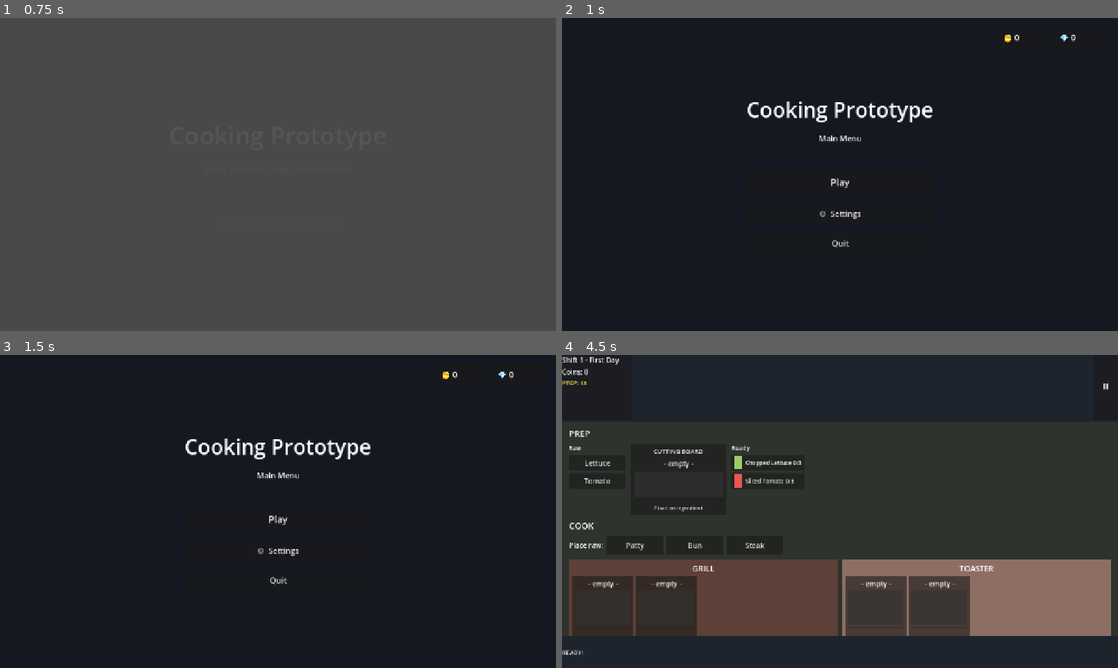
Above: before the commit, frames 1-4 (two rows, left to right).
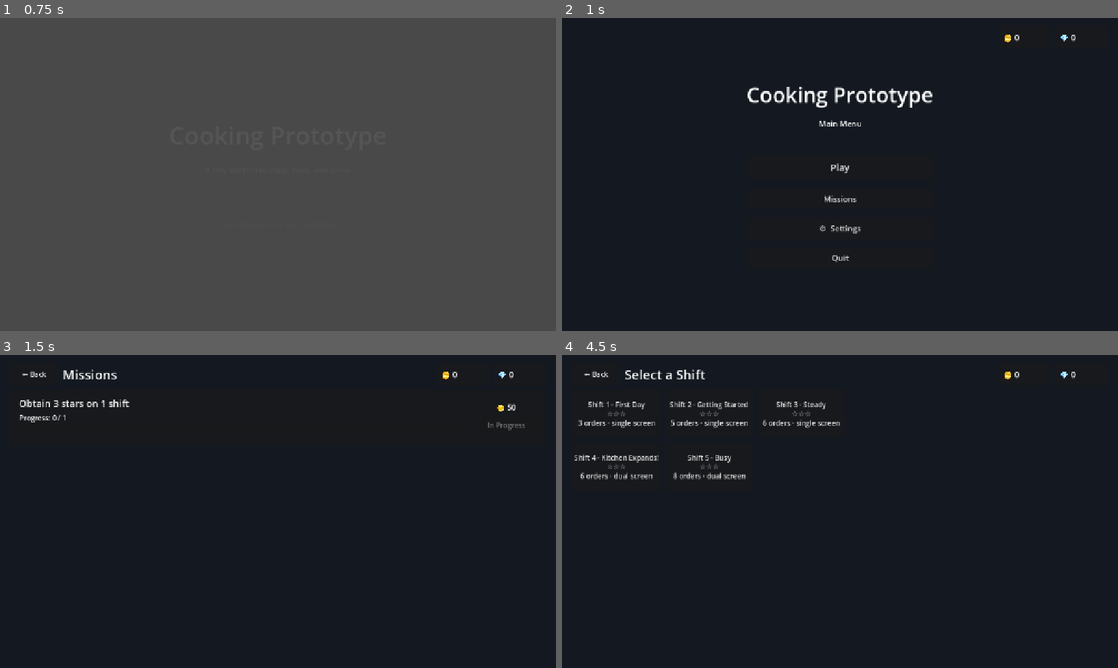
Above: after the commit, the same moments.

Repository: UnrealPenguin/cooking-prototype
Game: Godot game, scene res://scenes/Welcome.tscn
Two runs of this game, one before a commit and one after it. Both use one fixed random seed, a clock stepped at 60 frames per second and the inputs below.
Inputs (mouse positions are in pixels of both pictures, inside the frame that each line leads up to):
- Up to frame 1 (0.75 s): tap Enter at 0.5 s; move the mouse to (250, 237) at 0.52 s; click (250, 237) at 0.67 s
- Up to frame 2 (1 s): no input
- Up to frame 3 (1.5 s): click (278, 536) at 1.25 s, where only the run after the commit has a clickable "Missions"
- Up to frame 4 (4.5 s): click (840, 517) at 2 s, where only the run before the commit has a clickable "Play"; click (617, 414) at 2.75 s, where only the run before the commit has a clickable "Shift 1 - First Day ☆☆☆ 3 ord…"; click (595, 373) at 3.5 s, where only the run after the commit has a clickable "← Back"; click (840, 505) at 4.25 s, where only the run after the commit has a clickable "Play"

Frame 1 is identical in both runs. In frame 2, 2.2% of the frame differs, in the area x 33-67%, y 22-78%; in frame 3, 1.7%; in frame 4, 62%, in the area x 0-100%, y 0-96%.

Commit message:
add missions panel

Diff:
--- /dev/null
+++ b/data/missions.json
@@ -0,0 +1,29 @@
+[
+  {
+    "id": "three_stars_1",
+    "description": "Obtain 3 stars on 1 shift",
+    "type": "stars_on_stages",
+    "stars": 3,
+    "count": 1,
+    "reward_coins": 50,
+    "reward_gems": 0
+  },
+  {
+    "id": "three_stars_3",
+    "description": "Obtain 3 stars on 3 shifts",
+    "type": "stars_on_stages",
+    "stars": 3,
+    "count": 3,
+    "reward_coins": 100,
+    "reward_gems": 1
+  },
+  {
+    "id": "three_stars_5",
+    "description": "Obtain 3 stars on 5 shifts",
+    "type": "stars_on_stages",
+    "stars": 3,
+    "count": 5,
+    "reward_coins": 200,
+    "reward_gems": 2
+  }
+]
--- a/project.godot
+++ b/project.godot
@@ -19,6 +19,7 @@
 
 DataLoader="*res://scripts/DataLoader.gd"
 GameManager="*res://scripts/GameManager.gd"
+MissionManager="*res://scripts/MissionManager.gd"
 SaveManager="*res://scripts/SaveManager.gd"
 
 [display]
--- a/scenes/Home.tscn
+++ b/scenes/Home.tscn
@@ -105,6 +105,13 @@
 layout_mode = 2
 text = "Play"
 theme_override_font_sizes/font_size = 22
+
+[node name="MissionsBtn" type="Button" parent="Center/VB"]
+unique_name_in_owner = true
+custom_minimum_size = Vector2(280, 48)
+layout_mode = 2
+text = "Missions"
+theme_override_font_sizes/font_size = 18
 
 [node name="SettingsBtn" type="Button" parent="Center/VB"]
 unique_name_in_owner = true
--- /dev/null
+++ b/scenes/Missions.tscn
@@ -0,0 +1,98 @@
+[gd_scene load_steps=2 format=3]
+
+[ext_resource type="Script" path="res://scripts/Missions.gd" id="1"]
+
+[node name="Missions" type="Control"]
+layout_mode = 3
+anchors_preset = 15
+anchor_right = 1.0
+anchor_bottom = 1.0
+grow_horizontal = 2
+grow_vertical = 2
+script = ExtResource("1")
+
+[node name="BG" type="ColorRect" parent="."]
+layout_mode = 1
+anchors_preset = 15
+anchor_right = 1.0
+anchor_bottom = 1.0
+grow_horizontal = 2
+grow_vertical = 2
+color = Color(0.08, 0.1, 0.13, 1)
+
+[node name="TopBar" type="HBoxContainer" parent="."]
+layout_mode = 1
+anchors_preset = 10
+anchor_right = 1.0
+offset_left = 24.0
+offset_top = 18.0
+offset_right = -24.0
+offset_bottom = 70.0
+grow_horizontal = 2
+theme_override_constants/separation = 10
+
+[node name="BackBtn" type="Button" parent="TopBar"]
+unique_name_in_owner = true
+custom_minimum_size = Vector2(110, 48)
+layout_mode = 2
+text = "← Back"
+
+[node name="Title" type="Label" parent="TopBar"]
+layout_mode = 2
+size_flags_horizontal = 3
+text = "Missions"
+theme_override_font_sizes/font_size = 30
+
+[node name="CoinsPanel" type="PanelContainer" parent="TopBar"]
+custom_minimum_size = Vector2(120, 48)
+layout_mode = 2
+
+[node name="Margin" type="MarginContainer" parent="TopBar/CoinsPanel"]
+layout_mode = 2
+theme_override_constants/margin_left = 10
+theme_override_constants/margin_top = 4
+theme_override_constants/margin_right = 10
+theme_override_constants/margin_bottom = 4
+
+[node name="CoinsLabel" type="Label" parent="TopBar/CoinsPanel/Margin"]
+unique_name_in_owner = true
+layout_mode = 2
+theme_override_font_sizes/font_size = 20
+text = "🪙 0"
+vertical_alignment = 1
+
+[node name="GemsPanel" type="PanelContainer" parent="TopBar"]
+custom_minimum_size = Vector2(120, 48)
+layout_mode = 2
+
+[node name="Margin" type="MarginContainer" parent="TopBar/GemsPanel"]
+layout_mode = 2
+theme_override_constants/margin_left = 10
+theme_override_constants/margin_top = 4
+theme_override_constants/margin_right = 10
+theme_override_constants/margin_bottom = 4
+
+[node name="GemsLabel" type="Label" parent="TopBar/GemsPanel/Margin"]
+unique_name_in_owner = true
+layout_mode = 2
+theme_override_font_sizes/font_size = 20
+text = "💎 0"
+vertical_alignment = 1
+
+[node name="Scroll" type="ScrollContainer" parent="."]
+layout_mode = 1
+anchors_preset = 15
+anchor_right = 1.0
+anchor_bottom = 1.0
+offset_left = 24.0
+offset_top = 80.0
+offset_right = -24.0
+offset_bottom = -24.0
+grow_horizontal = 2
+grow_vertical = 2
+
+[node name="MissionList" type="VBoxContainer" parent="Scroll"]
+unique_name_in_owner = true
+layout_mode = 2
+size_flags_horizontal = 3
+theme_override_constants/separation = 12
--- a/scripts/Home.gd
+++ b/scripts/Home.gd
@@ -1,6 +1,7 @@
 extends Control
 
 @onready var _play_btn: Button = %PlayBtn
+@onready var _missions_btn: Button = %MissionsBtn
 @onready var _settings_btn: Button = %SettingsBtn
 @onready var _quit_btn: Button = %QuitBtn
 @onready var _settings_panel: Control = %SettingsPanel
@@ -15,6 +16,7 @@
 
 func _ready() -> void:
 	_play_btn.pressed.connect(_on_play)
+	_missions_btn.pressed.connect(func(): get_tree().change_scene_to_file("res://scenes/Missions.tscn"))
 	_settings_btn.pressed.connect(func(): _settings_panel.visible = true)
 	_quit_btn.pressed.connect(func(): get_tree().quit())
 	_close_settings_btn.pressed.connect(func(): _settings_panel.visible = false)
--- /dev/null
+++ b/scripts/MissionManager.gd
@@ -0,0 +1,71 @@
+extends Node
+
+signal mission_progress_changed
+signal mission_claimed(mission_id: String)
+signal all_missions_completed
+
+var missions: Array = []
+var current_index: int = 0
+
+func _ready() -> void:
+	missions = DataLoader._load_json("res://data/missions.json")
+	if typeof(missions) != TYPE_ARRAY:
+		missions = []
+	GameManager.level_stars_updated.connect(func(_id, _s): emit_signal("mission_progress_changed"))
+
+func has_active_mission() -> bool:
+	return current_index < missions.size()
+
+func get_current_mission() -> Dictionary:
+	if not has_active_mission():
+		return {}
+	return missions[current_index]
+
+func get_progress() -> Dictionary:
+	if not has_active_mission():
+		return {"current": 0, "target": 0, "claimable": false, "done": true}
+	var m: Dictionary = get_current_mission()
+	var current := _evaluate_progress(m)
+	var target := int(m.get("count", 1))
+	return {
+		"current": min(current, target),
+		"target": target,
+		"claimable": current >= target,
+		"done": false,
+	}
+
+func claim_current() -> bool:
+	var progress := get_progress()
+	if not bool(progress.get("claimable", false)):
+		return false
+	var m: Dictionary = get_current_mission()
+	var coins := int(m.get("reward_coins", 0))
+	var gems := int(m.get("reward_gems", 0))
+	if coins > 0:
+		GameManager.add_coins(coins)
+	if gems > 0:
+		GameManager.add_gems(gems)
+	var claimed_id: String = str(m.get("id", ""))
+	current_index += 1
+	emit_signal("mission_claimed", claimed_id)
+	emit_signal("mission_progress_changed")
+	if not has_active_mission():
+		emit_signal("all_missions_completed")
+	return true
+
+func reset() -> void:
+	current_index = 0
+	emit_signal("mission_progress_changed")
+
+func _evaluate_progress(m: Dictionary) -> int:
+	var type: String = str(m.get("type", ""))
+	match type:
+		"stars_on_stages":
+			var required := int(m.get("stars", 1))
+			var count := 0
+			for key in GameManager.level_best_stars.keys():
+				if int(GameManager.level_best_stars[key]) >= required:
+					count += 1
+			return count
+		_:
+			return 0
--- /dev/null
+++ b/scripts/Missions.gd
@@ -0,0 +1,120 @@
+extends Control
+
+@onready var _mission_list: VBoxContainer = %MissionList
+@onready var _back_btn: Button = %BackBtn
+@onready var _coins_label: Label = %CoinsLabel
+@onready var _gems_label: Label = %GemsLabel
+
+func _ready() -> void:
+	_back_btn.pressed.connect(_on_back)
+	GameManager.coins_changed.connect(func(v): _coins_label.text = "🪙 %d" % v)
+	GameManager.gems_changed.connect(func(v): _gems_label.text = "💎 %d" % v)
+	MissionManager.mission_progress_changed.connect(_rebuild)
+	_coins_label.text = "🪙 %d" % GameManager.coins
+	_gems_label.text = "💎 %d" % GameManager.gems
+	call_deferred("_rebuild")
+
+func _rebuild() -> void:
+	for child in _mission_list.get_children():
+		child.queue_free()
+	if not MissionManager.has_active_mission():
+		_mission_list.add_child(_make_done_card())
+		return
+	_mission_list.add_child(_make_mission_card())
+
+func _make_mission_card() -> Control:
+	var m: Dictionary = MissionManager.get_current_mission()
+	var progress: Dictionary = MissionManager.get_progress()
+	var current: int = int(progress.get("current", 0))
+	var target: int = int(progress.get("target", 1))
+	var claimable: bool = bool(progress.get("claimable", false))
+
+	var panel := PanelContainer.new()
+	panel.custom_minimum_size = Vector2(0, 130)
+	var margin := MarginContainer.new()
+	margin.add_theme_constant_override("margin_left", 20)
+	margin.add_theme_constant_override("margin_top", 16)
+	margin.add_theme_constant_override("margin_right", 20)
+	margin.add_theme_constant_override("margin_bottom", 16)
+	panel.add_child(margin)
+
+	var row := HBoxContainer.new()
+	row.add_theme_constant_override("separation", 16)
+	margin.add_child(row)
+
+	var info := VBoxContainer.new()
+	info.size_flags_horizontal = Control.SIZE_EXPAND_FILL
+	info.add_theme_constant_override("separation", 6)
+	row.add_child(info)
+
+	var title := Label.new()
+	title.text = str(m.get("description", ""))
+	title.add_theme_font_size_override("font_size", 22)
+	info.add_child(title)
+
+	var progress_label := Label.new()
+	progress_label.text = "Progress: %d / %d" % [current, target]
+	progress_label.add_theme_font_size_override("font_size", 16)
+	info.add_child(progress_label)
+
+	var bar := ProgressBar.new()
+	bar.min_value = 0
+	bar.max_value = target
+	bar.value = current
+	bar.custom_minimum_size = Vector2(0, 14)
+	bar.show_percentage = false
+	info.add_child(bar)
+
+	var reward_col := VBoxContainer.new()
+	reward_col.add_theme_constant_override("separation", 6)
+	reward_col.alignment = BoxContainer.ALIGNMENT_CENTER
+	row.add_child(reward_col)
+
+	var reward_label := Label.new()
+	reward_label.text = _reward_text(m)
+	reward_label.add_theme_font_size_override("font_size", 18)
+	reward_label.horizontal_alignment = HORIZONTAL_ALIGNMENT_CENTER
+	reward_col.add_child(reward_label)
+
+	var claim_btn := Button.new()
+	claim_btn.text = "Claim" if claimable else "In Progress"
+	claim_btn.disabled = not claimable
+	claim_btn.custom_minimum_size = Vector2(140, 44)
+	claim_btn.pressed.connect(_on_claim)
+	reward_col.add_child(claim_btn)
+
+	return panel
+
+func _make_done_card() -> Control:
+	var panel := PanelContainer.new()
+	panel.custom_minimum_size = Vector2(0, 100)
+	var margin := MarginContainer.new()
+	margin.add_theme_constant_override("margin_left", 20)
+	margin.add_theme_constant_override("margin_top", 16)
+	margin.add_theme_constant_override("margin_right", 20)
+	margin.add_theme_constant_override("margin_bottom", 16)
+	panel.add_child(margin)
+	var label := Label.new()
+	label.text = "All missions complete! More on the way."
+	label.horizontal_alignment = HORIZONTAL_ALIGNMENT_CENTER
+	label.add_theme_font_size_override("font_size", 20)
+	margin.add_child(label)
+	return panel
+
+func _reward_text(m: Dictionary) -> String:
+	var parts: Array[String] = []
+	var coins := int(m.get("reward_coins", 0))
+	var gems := int(m.get("reward_gems", 0))
+	if coins > 0:
+		parts.append("🪙 %d" % coins)
+	if gems > 0:
+		parts.append("💎 %d" % gems)
+	if parts.is_empty():
+		return "—"
+	return "  ".join(parts)
+
+func _on_claim() -> void:
+	MissionManager.claim_current()
+
+func _on_back() -> void:
+	get_tree().change_scene_to_file("res://scenes/Home.tscn")
--- a/scripts/SaveManager.gd
+++ b/scripts/SaveManager.gd
@@ -7,6 +7,7 @@
 	GameManager.coins_changed.connect(func(_v): save_game())
 	GameManager.gems_changed.connect(func(_v): save_game())
 	GameManager.level_stars_updated.connect(func(_id, _s): save_game())
+	MissionManager.mission_claimed.connect(func(_id): save_game())
 
 func load_game() -> void:
 	if not FileAccess.file_exists(SAVE_PATH):
@@ -27,12 +28,15 @@
 	var stars_raw: Variant = data.get("level_best_stars", {})
 	if typeof(stars_raw) == TYPE_DICTIONARY:
 		GameManager.level_best_stars = stars_raw
+	MissionManager.current_index = int(data.get("mission_index", 0))
+	MissionManager.emit_signal("mission_progress_changed")
 
 func save_game() -> void:
 	var data := {
 		"coins": GameManager.coins,
 		"gems": GameManager.gems,
 		"level_best_stars": GameManager.level_best_stars,
+		"mission_index": MissionManager.current_index,
 	}
 	var file := FileAccess.open(SAVE_PATH, FileAccess.WRITE)
 	if file == null:
@@ -47,4 +51,5 @@
 	GameManager.level_best_stars = {}
 	GameManager.emit_signal("coins_changed", 0)
 	GameManager.emit_signal("gems_changed", 0)
+	MissionManager.reset()
 	save_game()
Not shown, added: scripts/MissionManager.gd.uid
Not shown, added: scripts/Missions.gd.uid
